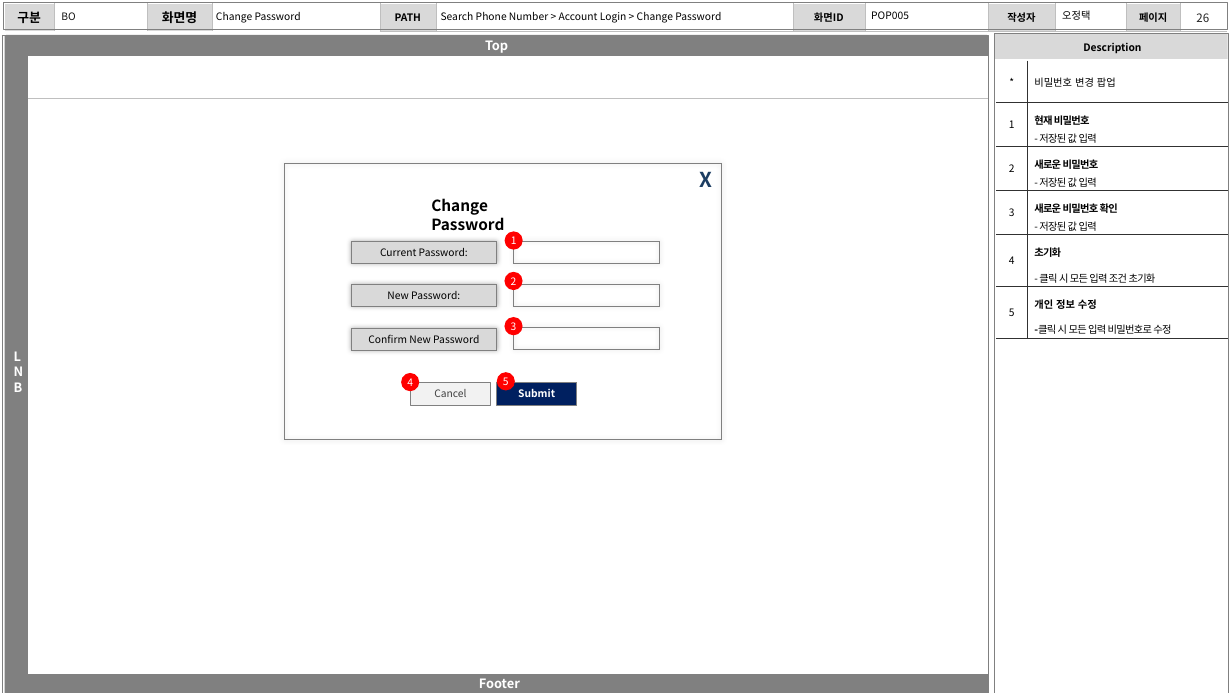
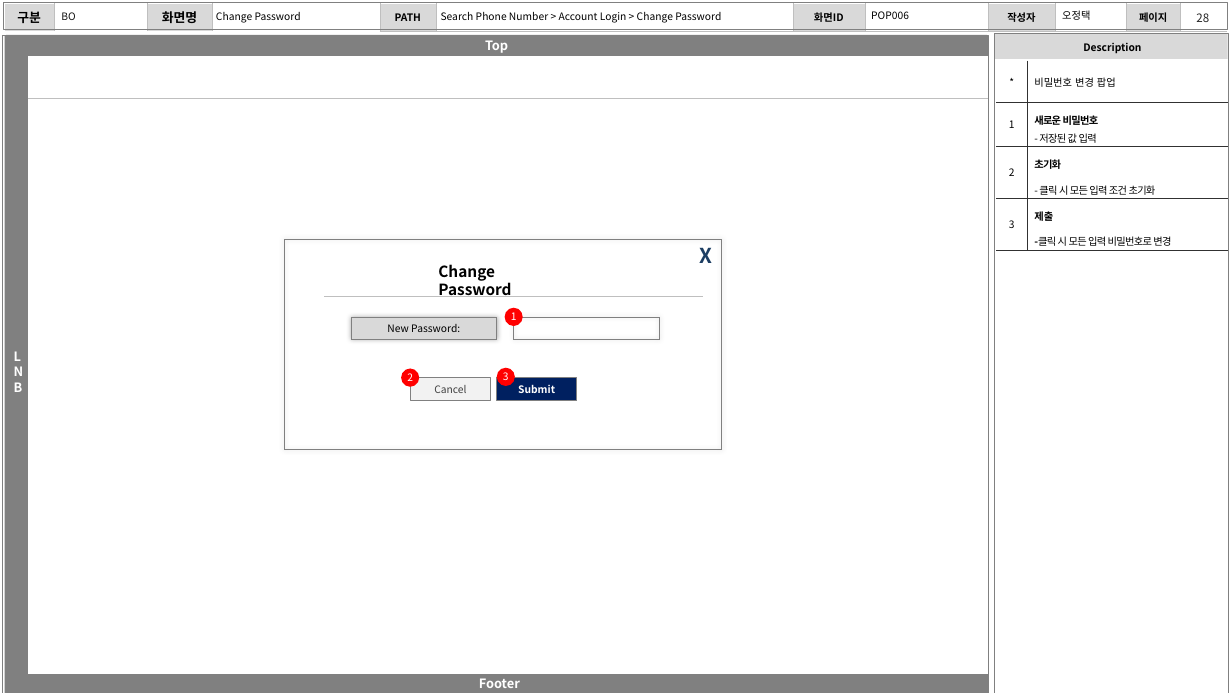
Before and after one commit to zhengze00/SpringBoot-MariaDB-master, a slide deck: slide 28 of Project File/[SK C&C] 인턴PT_오정택.pptx (slide 26 before the commit). Drawn at 1232x693 pixels with LibreOffice and Linux fonts; fonts in the diff are those of the drawing. Boxes give left, top, right and bottom in pixels: in the first picture for what was removed or moved away, otherwise in the second. Text is boxed around its words. In the diff, an @@ line names an element or a change of style, - is before the commit and + after.

```diff
--- a/Project File/[SK C&C] 인턴PT_오정택.pptx
+++ b/Project File/[SK C&C] 인턴PT_오정택.pptx
@@ text at [871, 11, 909, 19]: text changed @@
-POP005
+POP006
@@ page number at [1196, 13, 1209, 22]: text changed @@
-26
+28
@@ table at [996, 61, 1227, 250] @@
-row 2: 1 | 현재 비밀번호 / - 저장된 값 입력
-row 3: 2 | 새로운 비밀번호 / - 저장된 값 입력
-row 4: 3 | 새로운 비밀번호 확인 / - 저장된 값 입력
-row 5: 4 | 초기화 / - 클릭 시 모든 입력 조건 초기화
-row 6: 5 | 개인 정보 수정 / -클릭 시 모든 입력 비밀번호로 수정
+row 2: 1 | 새로운 비밀번호 / - 저장된 값 입력
+row 3: 2 | 초기화 / - 클릭 시 모든 입력 조건 초기화
+row 4: 3 | 제출 / -클릭 시 모든 입력 비밀번호로 변경
@@ rectangle: place and size @@
-rectangle at [284, 163, 721, 439]
+rectangle at [284, 239, 721, 449]
@@ rectangle removed at [351, 241, 496, 263] @@
-Current Password:
@@ text "Change Password": place and size @@
-text "Change Password" at [431, 198, 504, 231]
+text "Change Password" at [438, 264, 511, 297]
@@ line added from (324, 296) to (703, 296), #BFBFBF 0.25 pt @@
@@ rectangle removed at [514, 284, 659, 306] @@
@@ rectangle "New Password:": place and size @@
-rectangle "New Password:" at [351, 284, 496, 306]
+rectangle "New Password:" at [351, 318, 496, 340]
@@ rectangle removed at [351, 328, 496, 350] @@
-Confirm New Password
@@ 1 text, 1 ellipse, 1 rectangle: place and size @@
-1 text, 1 ellipse, 1 rectangle at [505, 171, 712, 263]
+1 text, 1 ellipse, 1 rectangle at [505, 247, 712, 340]
@@ rectangle removed at [514, 327, 659, 349] @@
@@ ellipse "2": place and size @@
-ellipse "2" at [505, 272, 523, 290]
+ellipse "2" at [401, 369, 420, 387]
@@ ellipse removed at [401, 373, 420, 392] @@
-4
@@ rectangle "Cancel": place and size @@
-rectangle "Cancel" at [410, 383, 490, 406]
+rectangle "Cancel" at [410, 378, 490, 401]
@@ rectangle "Submit": place and size @@
-rectangle "Submit" at [497, 383, 577, 406]
+rectangle "Submit" at [497, 378, 577, 401]
@@ ellipse "3": place and size @@
-ellipse "3" at [505, 317, 523, 335]
+ellipse "3" at [497, 368, 516, 386]
@@ ellipse removed at [497, 372, 516, 391] @@
-5
```
Also in this commit, not shown: 14 other slides changed, 2 slides added, 3 other files.
